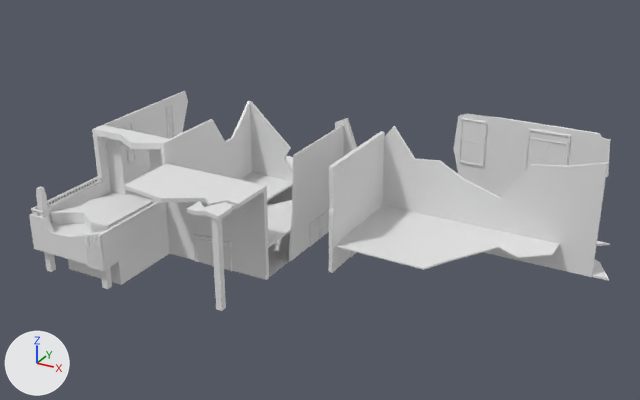
Before and after pictures for a commit that changed the FBX model Models/Buildings/SM_Ruins_HighScool_Low.fbx.
One viewpoint serves both versions: a camera (50 mm lens) standing at (31.5, -61.5, 35.8) and looking at (-1.8, -0.9, 5.5). Arrows for +X, +Y and +Z are at lower left; the lights stay in place. The picture after the commit comes second. Where no turn or scale is listed for an object, it has been applied to the vertices.

Script lines for the objects in view, before the commit:
```python
me_mesh = bpy.data.meshes.new('Mesh')
me_mesh.from_pydata(...)  # 2756 vertices, 1737 faces; spans x -21.7..21.2, y -14.8..14.4, z 0.0..10.2
me_mesh.materials.append(mat_openpbr_shader1)  # white #e7e7e7
# before: 618 (1.2, 7.0, 10.2) at pixel (393, 126), 619 (1.2, 7.3, 10.2) at pixel (394, 125)
# before: 2260 (12.7, 3.4, 2.7) at pixel (498, 246), 2261 (9.6, -0.1, 2.2) at pixel (446, 261), 2264 (8.6, 4.7, 2.4) at pixel (457, 233), 2265 (12.7, 4.7, 2.4) at pixel (503, 243)
ob_sm_ruins_highscool_low = bpy.data.objects.new('SM_Ruins_HighScool_Low', me_mesh)
ob_sm_ruins_highscool_low.location = (0.0, 0.0, 0.0)
```
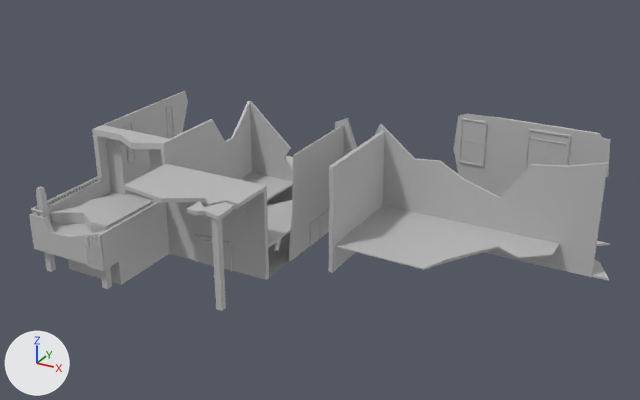
Changed parts and their boxes [x1, y1, x2, y2] in the pictures (640 x 400 px; the box of a moved part takes in the faces that stretch with it):
```json
{"part": 1, "of": "me_mesh", "change": "moved or reshaped", "before": [383, 126, 415, 212], "after": [375, 124, 415, 212]}
{"part": 2, "of": "me_mesh", "change": "moved or reshaped", "before": [335, 205, 559, 270], "after": [335, 205, 559, 270]}
{"part": 3, "of": "me_mesh", "change": "recoloured", "before": [29, 91, 611, 311], "after": [29, 91, 611, 311], "on screen": "white to grey"}
```

Edits to the scene script, one JSON object a line:
```json
{"op": "add", "block": "mat_sm_highschool", "code": ["mat_sm_highschool = principled_material('SM_Highschool')", "mat_sm_highschool.base_color = (0.5, 0.5, 0.5)  # grey #bcbcbc"]}
{"block": "me_mesh", "where": "# used by ob_sm_ruins_highscool_low; location = (0.0, 0.0, 0.0)"}
{"block": "me_mesh", "where": "# verts and faces of me_mesh; kept vertices keep their numbers, new ones are numbered from 2756"}
{"op": "remove", "block": "me_mesh", "code": "me_mesh.from_pydata(...)  # 2756 vertices, 1737 faces; spans x -21.7..21.2, y -14.8..14.4, z 0.0..10.2"}
{"op": "add", "block": "me_mesh", "code": "me_mesh.from_pydata(...)  # 2729 vertices, 1719 faces; spans x -21.7..21.2, y -14.8..14.4, z 0.0..10.2"}
{"block": "me_mesh", "change": "me_mesh part 1"}
{"op": "add", "block": "me_mesh", "code": "verts[618] = (-0.1, 7.0, 10.2)  # moved, pixel (379, 124)"}
{"op": "add", "block": "me_mesh", "code": "verts[619] = (-0.1, 7.3, 10.2)  # moved, pixel (381, 123)"}
{"block": "me_mesh", "change": "me_mesh part 2"}
{"op": "add", "block": "me_mesh", "code": "for i in [2261, 2264, 2265]: verts[i] += (0.0, 0.0, 0.2)"}
{"op": "add", "block": "me_mesh", "code": "verts[2260] = (12.7, 3.4, 2.8)  # moved, pixel (498, 246)"}
{"block": "me_mesh", "change": "me_mesh part 3: 1719 faces spanning x -21.7..21.2, y -14.8..14.4, z 0.0..10.2 switch from mat_openpbr_shader1 (white #e7e7e7) to mat_sm_highschool (grey #bcbcbc)"}
{"block": "me_mesh", "change": "other edits to the shape of me_mesh do not show in these pictures"}
```
